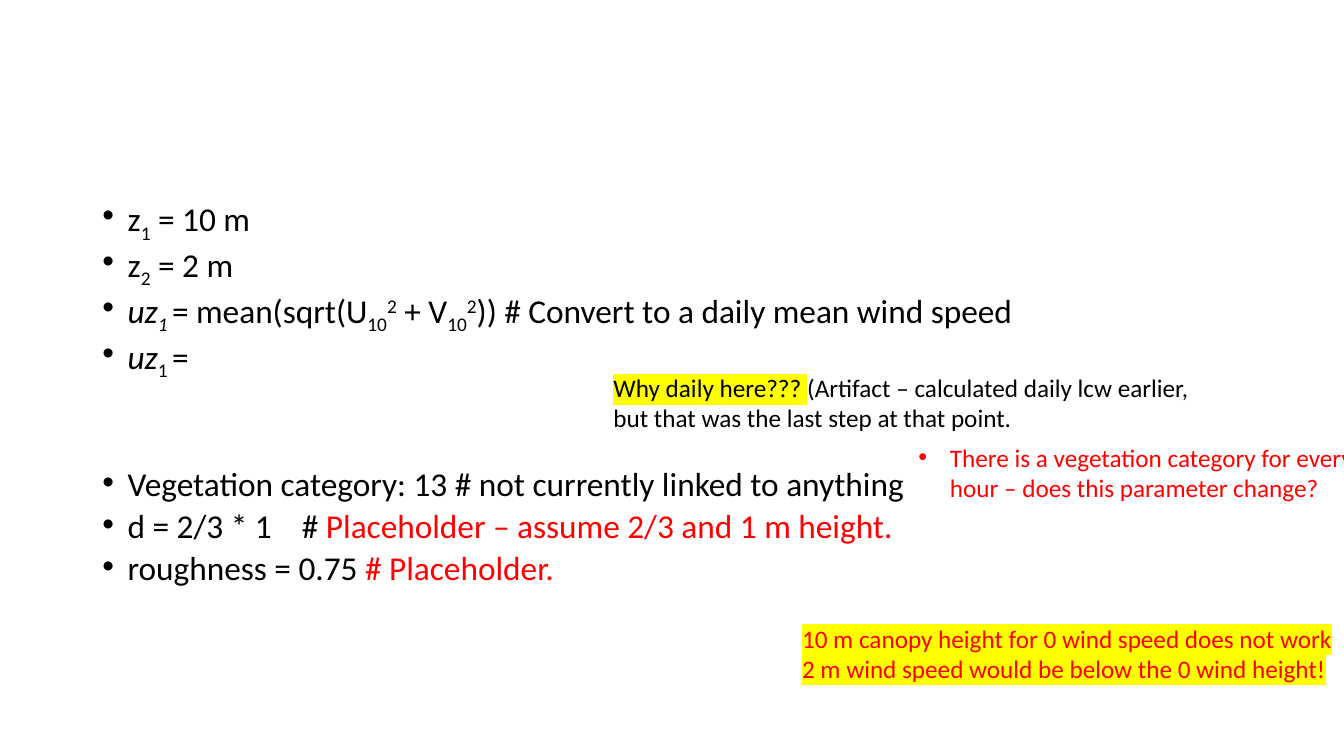
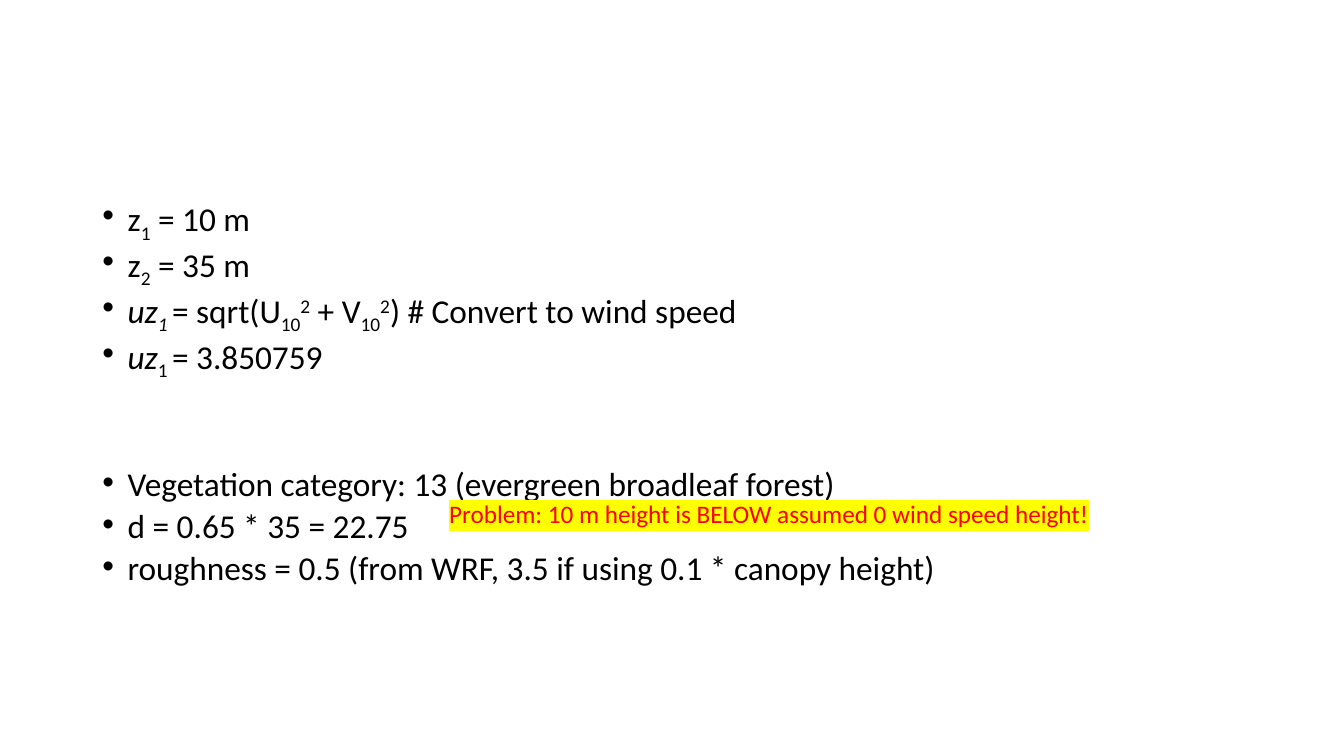
Before and after one commit to akeyel/HI_WRF, a slide deck: slide 16 of Progress/3D_Calcs.pptx (slide 17 before the commit). Drawn at 1344x756 pixels with LibreOffice and Linux fonts; fonts in the diff are those of the drawing. Boxes give left, top, right and bottom in pixels: in the first picture for what was removed or moved away, otherwise in the second. Text is boxed around its words. In the diff, an @@ line names an element or a change of style, - is before the commit and + after.

```diff
--- a/Progress/3D_Calcs.pptx
+++ b/Progress/3D_Calcs.pptx
@@ text at bbox=[128, 255, 935, 586]: text changed @@
-• z2 = 2 m
-• uz1 = mean(sqrt(U102 + V102)) # Convert to a daily mean wind speed
-• uz1 =
-• Vegetation category: 13 # not currently linked to anything
-• d = 2/3 * 1 # Placeholder – assume 2/3 and 1 m height.
-• roughness = 0.75 # Placeholder.
+• z2 = 35 m
+• uz1 = sqrt(U102 + V102) # Convert to wind speed
+• uz1 = 3.850759
+• Vegetation category: 13 (evergreen broadleaf forest)
+• d = 0.65 * 35 = 22.75
+• roughness = 0.5 (from WRF, 3.5 if using 0.1 * canopy height)
@@ text removed at bbox=[613, 378, 1188, 431] @@
-Why daily here??? (Artifact – calculated daily lcw earlier, but that was the last step at that point.
@@ text removed at bbox=[950, 449, 1344, 502] @@
-• There is a vegetation category for every hour – does this parameter change?
@@ text at bbox=[449, 505, 1088, 528]: text changed @@
-10 m canopy height for 0 wind speed does not work
-2 m wind speed would be below the 0 wind height!
+Problem: 10 m height is BELOW assumed 0 wind speed height!
```
Also in this commit, not shown: 3 other slides changed, 2 slides added, 3 slides removed, 6 other files.
